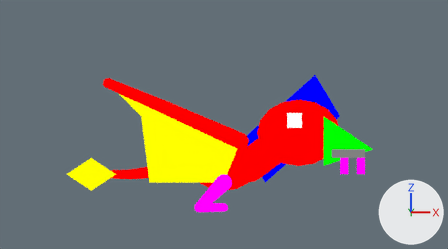
The Blender file assets-source/blender/motion/dimorphodon-idle.blend, before and after one commit.
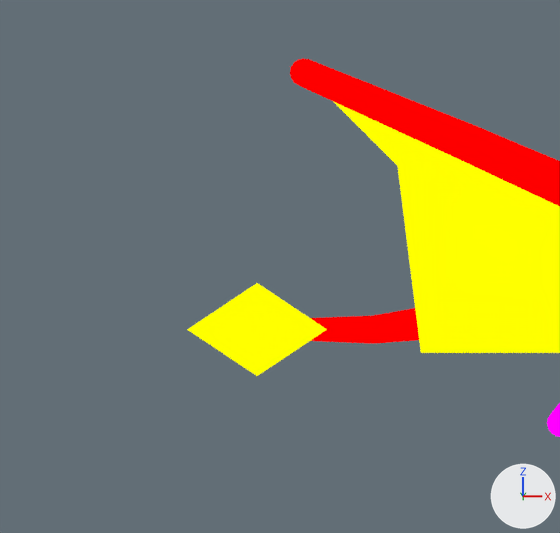
Old and new are each drawn from the file's camera 'DinoTycoon_Motion_dimorphodon_idle_sample_Camera' and again close up on the part from 0% to 44% of the width and 23% to 99% of the height. The lights are fixed; the arrows at lower right show +X, +Y and +Z. The last two pictures show the newer version.

In view in the first close-up: 'DinoTycoon_Motion_dimorphodon_idle_near_membrane', 'DinoTycoon_Motion_dimorphodon_idle_tail_0', 'DinoTycoon_Motion_dimorphodon_idle_tail_1', 'DinoTycoon_Motion_dimorphodon_idle_tail_joint_1', 'DinoTycoon_Motion_dimorphodon_idle_tail_vane', 'DinoTycoon_Motion_dimorphodon_idle_wing_fingers_0', 'DinoTycoon_Motion_dimorphodon_idle_wing_fingers_1' and 3 more.
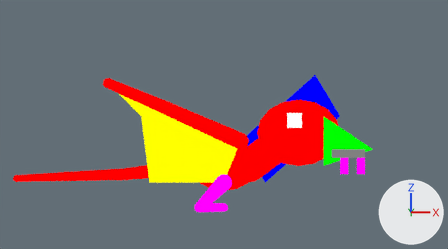
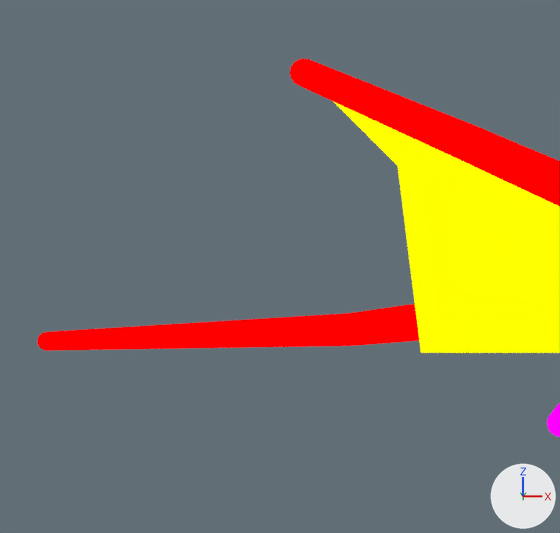
The newer file is also turned or shifted as a whole; pictures and numbers use the older file's frame.

What differs and where, as boxes (x1, y1, x2, y2) in the close-ups (560 x 533 px):
'DinoTycoon_Motion_dimorphodon_idle_tail_1', reshaped
    before: (311, 316, 374, 344)
    after: (47, 313, 349, 351)
'DinoTycoon_Motion_dimorphodon_idle_tail_vane', deleted (yellow)
    before: (187, 283, 327, 376)
'DinoTycoon_Motion_dimorphodon_idle_tail_0', reshaped
    before: (372, 308, 419, 343)
    after: (352, 304, 419, 346)
'DinoTycoon_Motion_dimorphodon_idle_tail_joint_1', moved, rescaled (17% wider, 21% taller)
    before: (360, 316, 388, 343)
    after: (334, 313, 367, 346)
'DinoTycoon_Motion_dimorphodon_idle_tail_tip', moved (not visible before)
    after: (37, 332, 56, 351)

Edits to the bpy script that builds the scene:
```text
Change me_dinotycoon_motion_dimorphodon_idle_sample_tail_0:
    remove me_dinotycoon_motion_dimorphodon_idle_sample_tail_0.from_pydata(...)  # 8 vertices, 6 faces; spans x 15.93..24.12, y -2.0..0.0, z 8.4..10.99
    add me_dinotycoon_motion_dimorphodon_idle_sample_tail_0.from_pydata(...)  # 8 vertices, 6 faces; spans x 14.92..24.11, y -2.0..0.0, z 8.3..10.99
    me_dinotycoon_motion_dimorphodon_idle_sample_tail_0 part 1
    me_dinotycoon_motion_dimorphodon_idle_sample_tail_0.vertices[0].co: (23.88, -2.0, 10.99) -> (23.89, -2.0, 10.99)
    me_dinotycoon_motion_dimorphodon_idle_sample_tail_0.vertices[1].co: (15.93, -2.0, 9.6) -> (14.92, -2.0, 9.7)  # pixel (372, 315) -> pixel (348, 313)
    me_dinotycoon_motion_dimorphodon_idle_sample_tail_0.vertices[2].co: (16.07, -2.0, 8.4) -> (15.08, -2.0, 8.3)  # pixel (375, 343) -> pixel (352, 345)
    me_dinotycoon_motion_dimorphodon_idle_sample_tail_0.vertices[3].co: (24.12, -2.0, 9.01) -> (24.11, -2.0, 9.01)
    me_dinotycoon_motion_dimorphodon_idle_sample_tail_0.vertices[4].co: (23.88, 0.0, 10.99) -> (23.89, 0.0, 10.99)
    me_dinotycoon_motion_dimorphodon_idle_sample_tail_0.vertices[5].co: (15.93, 0.0, 9.6) -> (14.92, 0.0, 9.7)  # pixel (372, 315) -> pixel (348, 313)
    me_dinotycoon_motion_dimorphodon_idle_sample_tail_0.vertices[6].co: (16.07, 0.0, 8.4) -> (15.08, 0.0, 8.3)  # pixel (375, 343) -> pixel (352, 345)
    me_dinotycoon_motion_dimorphodon_idle_sample_tail_0.vertices[7].co: (24.12, 0.0, 9.01) -> (24.11, 0.0, 9.01)
Change me_dinotycoon_motion_dimorphodon_idle_sample_tail_1:
    remove me_dinotycoon_motion_dimorphodon_idle_sample_tail_1.from_pydata(...)  # 8 vertices, 6 faces; spans x 11.0..16.0, y -2.0..0.0, z 8.4..9.6
    add me_dinotycoon_motion_dimorphodon_idle_sample_tail_1.from_pydata(...)  # 8 vertices, 6 faces; spans x 1.98..15.03, y -2.0..0.0, z 8.1..9.7
    me_dinotycoon_motion_dimorphodon_idle_sample_tail_1 part 2
    me_dinotycoon_motion_dimorphodon_idle_sample_tail_1.vertices[0].co: (16.0, -2.0, 9.6) -> (14.97, -2.0, 9.7)  # pixel (373, 315) -> pixel (349, 313)
    me_dinotycoon_motion_dimorphodon_idle_sample_tail_1.vertices[1].co: (11.0, -2.0, 9.4) -> (1.98, -2.0, 8.9)  # not seen -> pixel (46, 331)
    me_dinotycoon_motion_dimorphodon_idle_sample_tail_1.vertices[2].co: (11.0, -2.0, 8.6) -> (2.02, -2.0, 8.1)  # not seen -> pixel (47, 350)
    me_dinotycoon_motion_dimorphodon_idle_sample_tail_1.vertices[3].co: (16.0, -2.0, 8.4) -> (15.03, -2.0, 8.3)  # pixel (373, 343) -> pixel (351, 345)
    me_dinotycoon_motion_dimorphodon_idle_sample_tail_1.vertices[4].co: (16.0, 0.0, 9.6) -> (14.97, 0.0, 9.7)  # pixel (373, 315) -> pixel (349, 313)
    me_dinotycoon_motion_dimorphodon_idle_sample_tail_1.vertices[5].co: (11.0, 0.0, 9.4) -> (1.98, 0.0, 8.9)  # not seen -> pixel (46, 331)
    me_dinotycoon_motion_dimorphodon_idle_sample_tail_1.vertices[6].co: (11.0, 0.0, 8.6) -> (2.02, 0.0, 8.1)  # not seen -> pixel (47, 350)
    me_dinotycoon_motion_dimorphodon_idle_sample_tail_1.vertices[7].co: (16.0, 0.0, 8.4) -> (15.03, 0.0, 8.3)  # pixel (373, 343) -> pixel (351, 345)
Change me_dinotycoon_motion_dimorphodon_idle_sample_tail_joint_1:
    remove me_dinotycoon_motion_dimorphodon_idle_sample_tail_joint_1.from_pydata(...)  # 32 vertices, 18 faces; spans x 15.4..16.6, y -2.0..0.0, z 8.4..9.6
    add me_dinotycoon_motion_dimorphodon_idle_sample_tail_joint_1.from_pydata(...)  # 32 vertices, 18 faces; spans x 14.3..15.7, y -2.0..0.0, z 8.3..9.7
    me_dinotycoon_motion_dimorphodon_idle_sample_tail_joint_1 part 3: the whole mesh is scaled about its middle by (1.17, 1, 1.17), then moved by (-1.0, 0.0, 0.0)
Change me_dinotycoon_motion_dimorphodon_idle_sample_tail_tip:
    remove me_dinotycoon_motion_dimorphodon_idle_sample_tail_tip.from_pydata(...)  # 32 vertices, 18 faces; spans x 10.6..11.4, y -2.0..0.0, z 8.6..9.4
    add me_dinotycoon_motion_dimorphodon_idle_sample_tail_tip.from_pydata(...)  # 32 vertices, 18 faces; spans x 1.6..2.4, y -2.0..0.0, z 8.1..8.9
    me_dinotycoon_motion_dimorphodon_idle_sample_tail_tip part 4: the whole mesh is moved by (-9.0, 0.0, -0.5)
Remove ob_dinotycoon_motion_dimorphodon_idle_tail_vane:
    ob_dinotycoon_motion_dimorphodon_idle_tail_vane = bpy.data.objects.new('DinoTycoon_Motion_dimorphodon_idle_tail_vane', me_dinotycoon_motion_dimorphodon_idle_sample_tail_vane)
```
